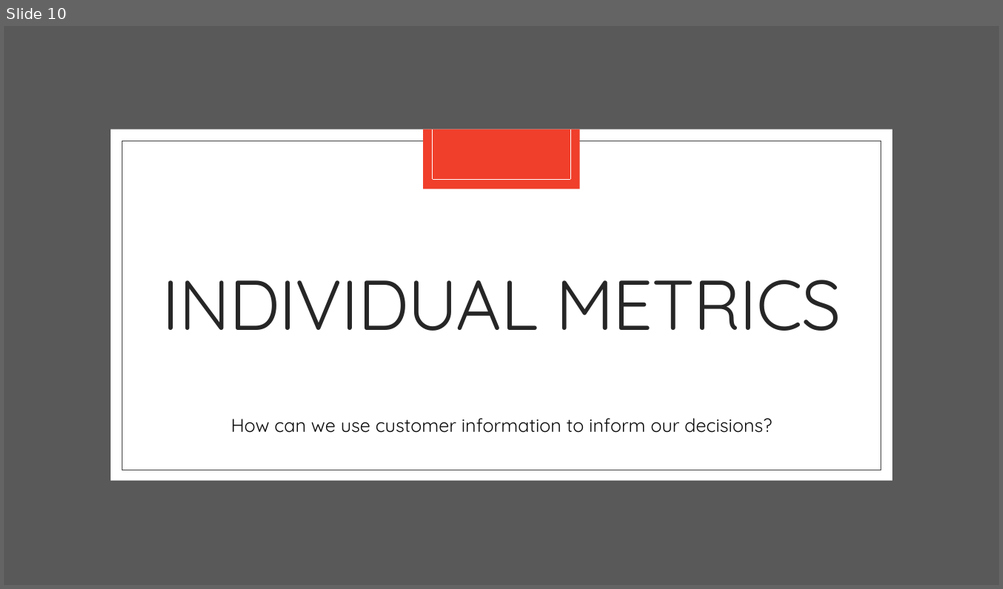
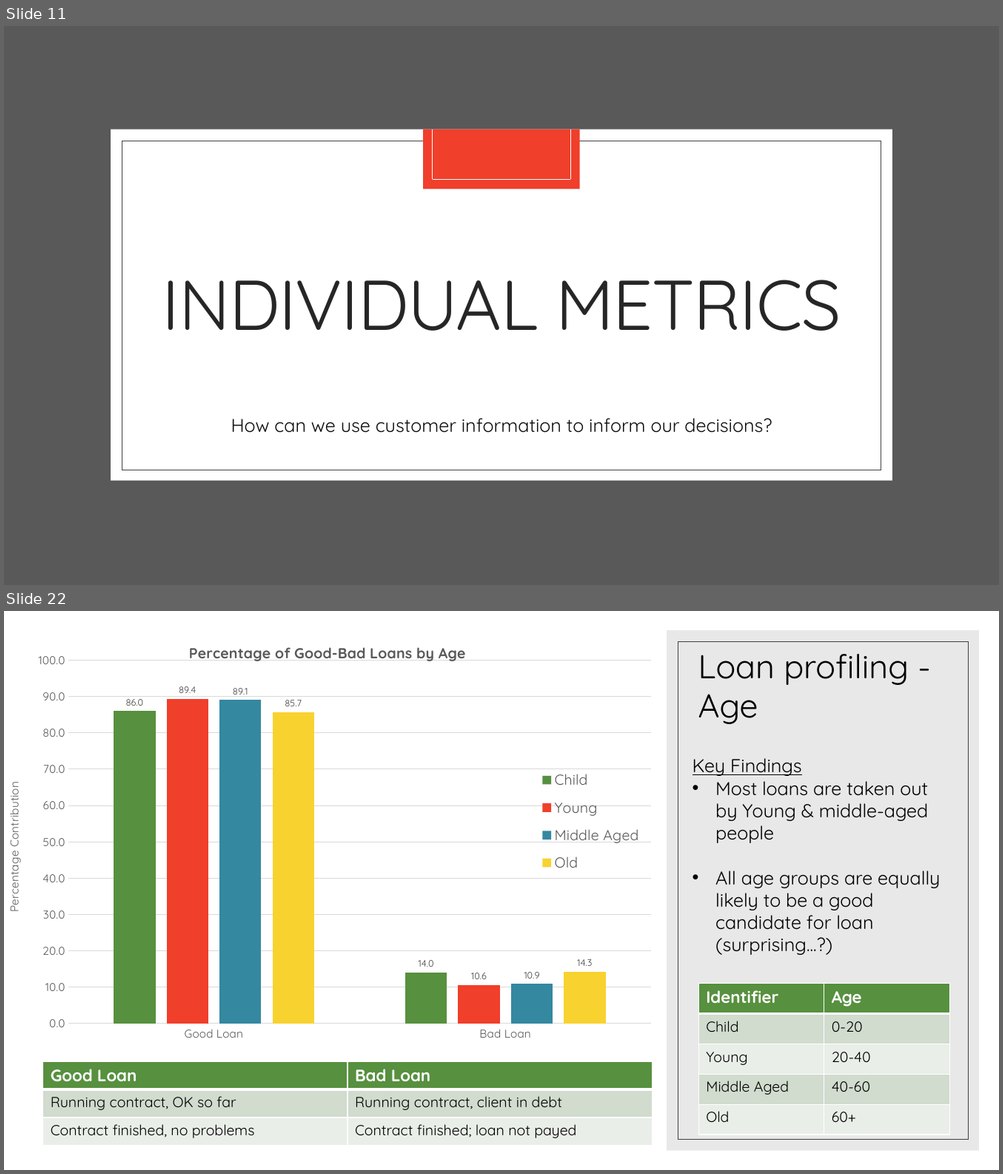
Before and after one commit to SamPurle/Banking_Team_1, a slide deck: SammyPPT.pptx. Shown one above the other, each under a label of ours: slide 10 before the commit, slides 11 and 22 after it; the slides between them are not shown. The pictures are 1003x589 and 1003x1174 pixels, drawn with LibreOffice and Linux fonts; fonts in the diff are those of the drawing. Boxes give left, top, right and bottom in pixels: in the first picture for what was removed or moved away, otherwise in the second. Text is boxed around its words. In the diff, an @@ line names an element or a change of style, - is before the commit and + after.

```diff
--- a/SammyPPT.pptx
+++ b/SammyPPT.pptx
@@ slide 22 added at bbox=[4, 611, 999, 1170], background #FFFFFF @@
@@ rectangle added at bbox=[666, 630, 979, 1151], fill #D9D9D9 at 60% opacity @@
@@ column chart added at bbox=[4, 633, 655, 1065] @@
+title "Percentage of Good-Bad Loans by Age "
+categories: Good Loan, Bad Loan
+Child: 86, 14
+Young: 89.4, 10.6
+Middle Aged: 89.1, 10.9
+Old: 85.7, 14.3
@@ rectangle added at bbox=[677, 641, 968, 1140], outline #404040 0.5 pt @@
@@ title added at bbox=[698, 654, 908, 724], 32 pt, text #000000 @@
+Loan profiling - Age
@@ text added at bbox=[692, 758, 939, 955], 18 pt, text #000000 @@
+Key Findings
+• Most loans are taken out by Young & middle-aged people
+• All age groups are equally likely to be a good candidate for loan (surprising...?)
@@ table added at bbox=[699, 984, 949, 1136], 5 rows, 2 columns @@
+Identifier | Age
+Child | 0-20
+Young | 20-40
+Middle Aged | 40-60
+Old | 60+
@@ table added at bbox=[42, 1062, 652, 1146], 3 rows, 2 columns @@
+Good Loan | Bad Loan
+Running contract, OK so far | Running contract, client in debt
+Contract finished, no problems | Contract finished; loan not payed
@@ what was slide 10 is now slide 11 @@
```
Also in this commit, not shown: 10 slides changed, 10 other slides added, 3 slides removed, 3 other files.
